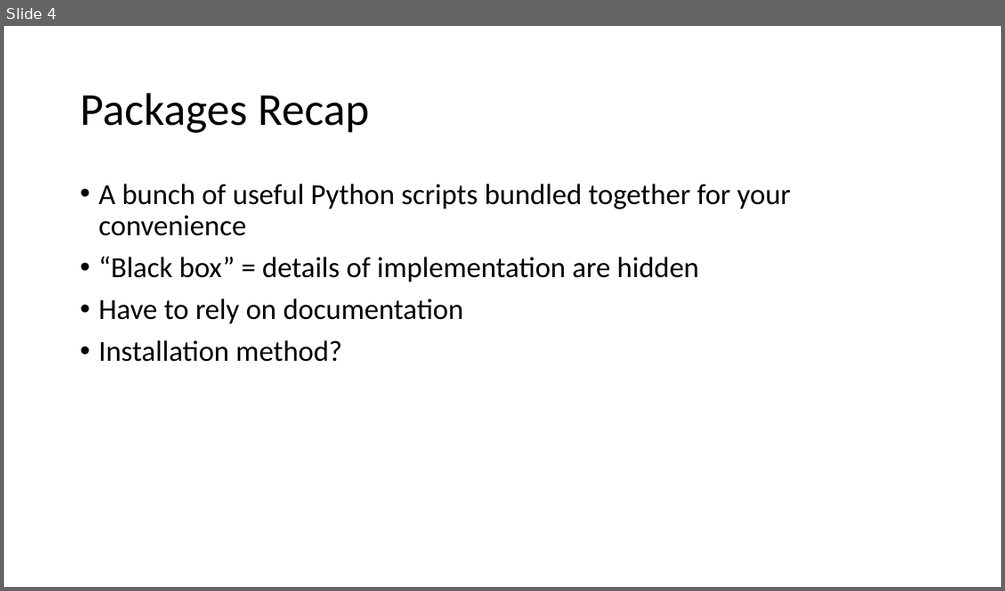
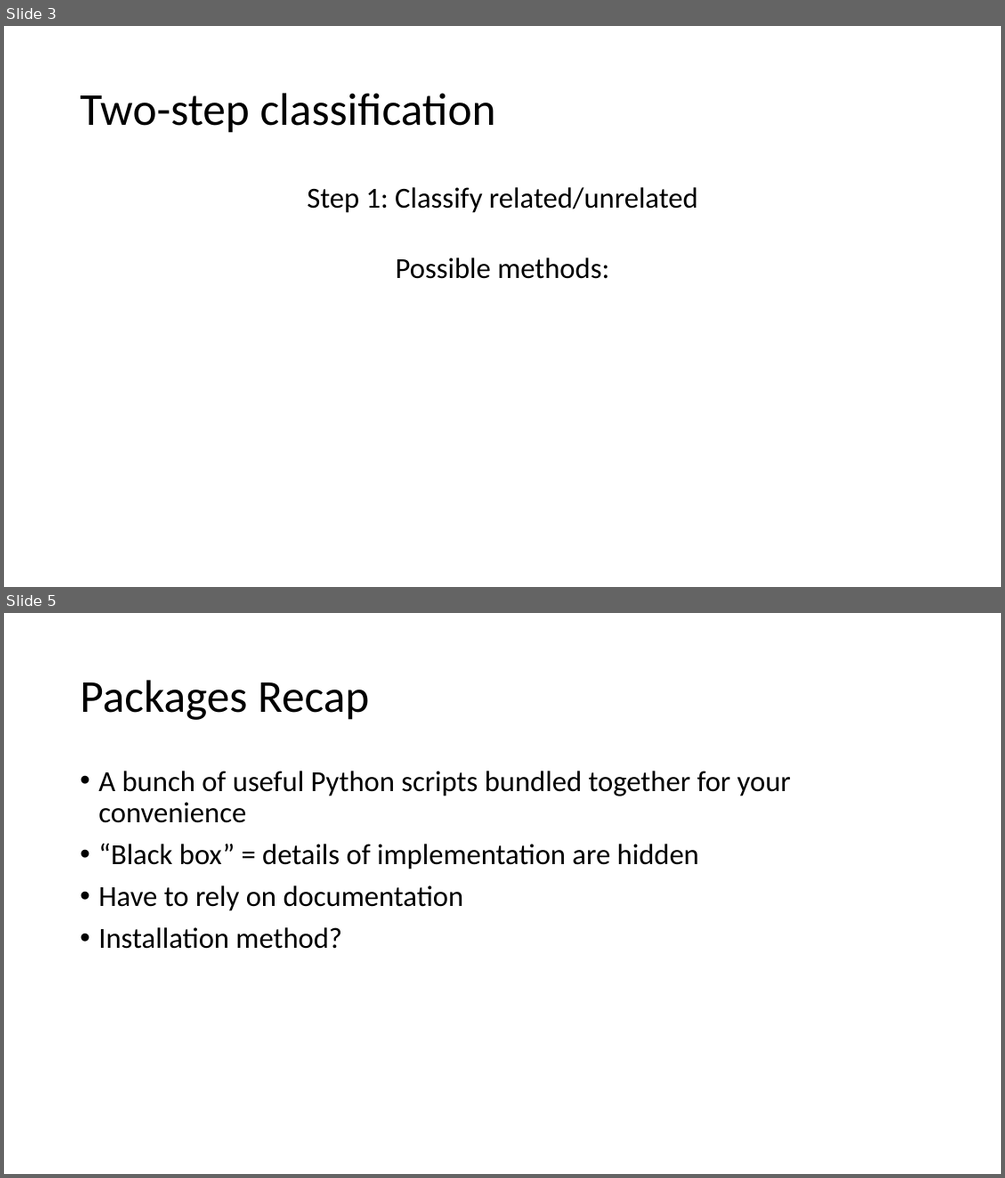
Before and after one commit to cchen23/AI4ALL_NLP, a slide deck: Slides/Day8_NLP_MethodsPackages.pptx. Shown one above the other, each under a label of ours: slide 4 before the commit, slides 3 and 5 after it; the slides between them are not shown. The pictures are 1005x591 and 1005x1178 pixels, drawn with LibreOffice and Linux fonts; fonts in the diff are those of the drawing. Boxes give left, top, right and bottom in pixels: in the first picture for what was removed or moved away, otherwise in the second. Text is boxed around its words. In the diff, an @@ line names an element or a change of style, - is before the commit and + after.

```diff
--- a/Slides/Day8_NLP_MethodsPackages.pptx
+++ b/Slides/Day8_NLP_MethodsPackages.pptx
@@ slide 3 added at (4,26,1001,587), background #FFFFFF @@
@@ title added at (80,93,496,133), 44 pt, text #000000 @@
+Two-step classification
@@ text added at (307,187,698,279), 28 pt, text #000000 @@
+Step 1: Classify related/unrelated
+Possible methods:
@@ what was slide 4 is now slide 5 @@
```
Also in this commit, not shown: 2 slides changed, 1 other slide added, 1 slide removed.
